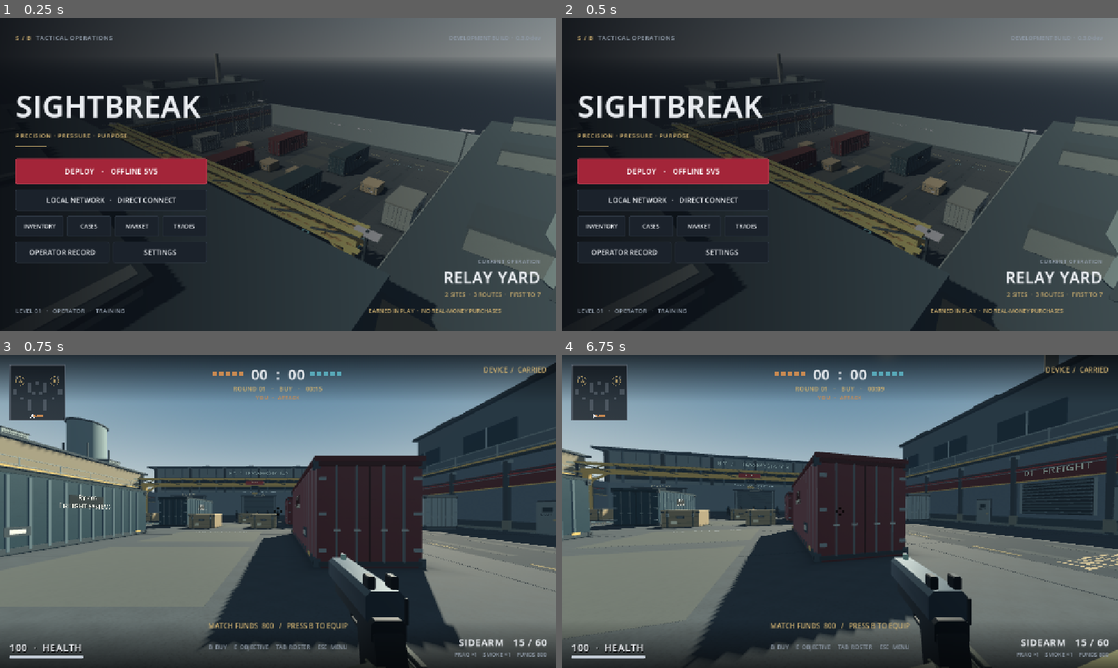
Above: before the commit, frames 1-4 (two rows, left to right).
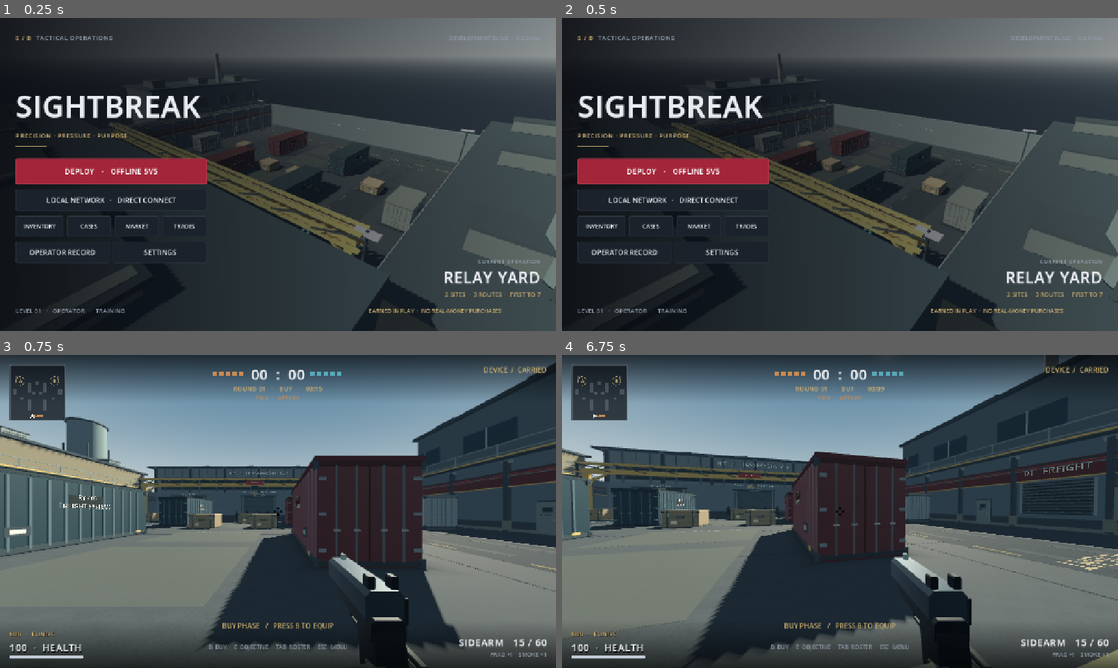
Above: after the commit, the same moments.

Repository: calebaiken/sightbreak
Game: Godot game, scene res://main.tscn
The game is run twice, just before and just after one commit, with the same random seed, the same clock (stepped at 60 frames per second) and the same inputs.
Inputs (mouse positions are in pixels of both pictures, inside the frame that each line leads up to):
- Up to frame 1 (0.25 s): no input
- Up to frame 2 (0.5 s): no input
- Up to frame 3 (0.75 s): click "DEPLOY · OFFLINE 5V5" at 0.5 s
- Up to frame 4 (6.75 s): tap B at 1.25, 1.35, 2, 2.75, 3.5, 5, 5.75 s; move the mouse to (867, 511) at 1.27 s; hold W 1.28-4.25 s; click (867, 511) at 1.42 s; tap Space at 1.52, 2.27, 3.77, 5.27, 6.02 s; move the mouse to (812, 511) at 2.02 s; tap R at 2.1 s; click (812, 511) at 2.17 s; move the mouse to (851, 505) at 2.77 s; hold Ctrl 2.78-3.53 s; click (851, 505) at 2.92 s; move the mouse to (834, 517) at 3.52 s; tap E at 3.6 s; click (834, 517) at 3.67 s; click "BACK TO FIELD" at 4.25 s; move the mouse to (878, 514) at 5.02 s; hold G 5.03-5.78 s; hold W from 5.03 s (still down); click (878, 514) at 5.17 s; move the mouse to (795, 508) at 5.77 s; tap Q at 5.85 s; click (795, 508) at 5.92 s; move the mouse to (845, 511) at 6.52 s; hold 1 from 6.53 s (still down); click (845, 511) at 6.67 s

Frames 1-2 are identical in both runs. In frame 3, 0.5% of the frame differs, in the area x 1-99%, y 85-97%; in frame 4, 0.5%.

Commit message:
Show match funds as one label above the health bar
Requested by the project owner. Funds were shown twice in the HUD: at the end
of the bottom-right utility row and in the buy-phase status line. They are now
a single gold "800 · FUNDS" label directly above the health readout and bar,
in the same form as "100 · HEALTH". The utility row keeps the grenade counts
and the buy-phase line keeps the buy prompt. The buy menu's own MATCH FUNDS
heading is unchanged.

The label hangs from a zero-height anchor at the top of the vitals block, so it
takes no layout height: the bottom row and the status line above it keep their
positions. (A first version stacked it in the block, which grew the row and
pushed the buy prompt into the FRAG and SMOKE buttons; landscape_ui_test.gd
caught it before this was pushed.)

Presentation only: the value is the actor's existing credits; no economy,
network or gameplay code changes. ux_contract_test.gd asserts the label sits
above the health readout and that funds are not repeated elsewhere;
landscape_ui_test.gd asserts it stays on screen and clears every touch control;
hud_overflow_test.gd adds it to the on-screen and does-not-move checks.

Co-Authored-By: Claude Opus 5.5 <noreply@anthropic.com>
Claude-Session: https://claude.ai/code/session_01SpaewVrDfSTExz4E88EYmG

Diff:
--- a/game/scripts/main.gd
+++ b/game/scripts/main.gd
@@ -35,6 +35,7 @@
 var squad_label: Label
 var ammo_label: Label
 var utility_label: Label
+var funds_label: Label
 var health_label: Label
 var health_bar: ProgressBar
 var action_label: Label
@@ -691,6 +692,18 @@
 	rows.add_child(bottom)
 	var vitals := _hud_block(HORIZONTAL_ALIGNMENT_LEFT)
 	bottom.add_child(vitals)
+	# Funds sit just above the health readout but take no layout height, so the
+	# bottom row, and the status line above it, keep their positions.
+	var funds_anchor := Control.new()
+	funds_anchor.mouse_filter = Control.MOUSE_FILTER_IGNORE
+	vitals.add_child(funds_anchor)
+	funds_label = label("0  ·  FUNDS", Design.TYPE_SMALL, GOLD, true)
+	funds_label.name = "Funds"
+	funds_label.add_theme_color_override("font_shadow_color", Color(0, 0, 0, 0.8))
+	funds_label.add_theme_constant_override("shadow_offset_y", 1)
+	funds_label.set_anchors_and_offsets_preset(Control.PRESET_BOTTOM_LEFT)
+	funds_label.grow_vertical = Control.GROW_DIRECTION_BEGIN
+	funds_anchor.add_child(funds_label)
 	health_label = wrapped_label("100  ·  HEALTH", 22)
 	health_label.name = "Health"
 	health_label.add_theme_font_override("font", Design.heading_font())
@@ -1026,9 +1039,10 @@
 		if actor.reload_remaining > 0: ammo_label.text = "RELOADING   %0.1fs" % actor.reload_remaining
 		var ammo_color: Color = GOLD if actor.reload_remaining > 0 else CRIMSON.lightened(0.3) if actor.ammo == 0 else Design.TEXT
 		if ammo_label.get_theme_color("font_color") != ammo_color: ammo_label.add_theme_color_override("font_color", ammo_color)
-		utility_label.text = "FRAG ×%d    SMOKE ×%d    FUNDS %d" % [actor.grenades, actor.smokes, actor.credits]
+		funds_label.text = "%d  ·  FUNDS" % actor.credits
+		utility_label.text = "FRAG ×%d    SMOKE ×%d" % [actor.grenades, actor.smokes]
 		if touch != null: touch.counts = {"grenade": actor.grenades, "smoke": actor.smokes}
-		if match_game.phase == "buy": status_label.text = "MATCH FUNDS  %d   /   %s TO EQUIP" % [actor.credits, "TAP BUY" if uses_touch_controls() else "PRESS B"]
+		if match_game.phase == "buy": status_label.text = "BUY PHASE   /   %s TO EQUIP" % ("TAP BUY" if uses_touch_controls() else "PRESS B")
 		elif match_game.phase != "waiting" and elapsed > float(status_label.get_meta("until", 0.0)): status_label.text = ("HO …(348 unchanged characters)…
 		crosshair.visible = actor.alive and not paused
 		crosshair.queue_redraw()
--- a/game/tests/hud_overflow_test.gd
+++ b/game/tests/hud_overflow_test.gd
@@ -70,7 +70,7 @@
 			game.set_physics_process(false)
 			var score_x: float = main.score_label.get_global_rect().get_center().x
 			var resting := {}
-			for critical in [main.ammo_label, main.utility_label, main.health_label, main.score_label, main.radar, main.status_label]:
+			for critical in [main.ammo_label, main.utility_label, main.funds_label, main.health_label, main.score_label, main.radar, main.status_label]:
 				resting[critical] = critical.get_global_rect()
 			for set_name: String in NAMES:
 				if face == "taller" and set_name not in ["ordinary", "unicode"]:
@@ -85,7 +85,7 @@
 				await settle()
 				var label := "%s %s%s" % [context, set_name, " (taller CJK face)" if face == "taller" else ""]
 				check(absf(main.score_label.get_global_rect().get_center().x - dimensions.x * 0.5) < 1.0 and absf(main.score_label.get_global_rect().get_center().x - score_x) < 1.0, label + ": score stays centred")
-				for critical in [main.ammo_label, main.utility_label, main.health_label, main.score_label, main.radar]:
+				for critical in [main.ammo_label, main.utility_label, main.funds_label, main.health_label, main.score_label, main.radar]:
 					check(inside(critical.get_global_rect(), screen), label + ": %s stays on screen %s" % [critical.name, critical.get_global_rect()])
 				for critical: Control in resting:
 					check(critical.get_global_rect().position.is_equal_approx(resting[critical].position), label + ": %s does not move when the feed fills or grows" % critical.name)
--- a/game/tests/landscape_ui_test.gd
+++ b/game/tests/landscape_ui_test.gd
@@ -62,6 +62,12 @@
 			var point: Vector2 = main.touch.control_point(action)
 			var radius: float = main.touch.radius(action)
 			check(not Rect2(point - Vector2.ONE * radius, Vector2.ONE * radius * 2).intersects(main.status_label.get_global_rect()), action + " default button clears match instructions")
+		var funds_rect: Rect2 = main.funds_label.get_global_rect()
+		check(funds_rect.position.y >= 0 and funds_rect.end.y <= main.health_label.get_global_rect().position.y + 1, "Funds label sits on screen above the health readout")
+		for control_name in main.touch.positions:
+			var point: Vector2 = main.touch.control_point(control_name)
+			var radius: float = main.touch.radius(control_name)
+			check(not Rect2(point - Vector2.ONE * radius, Vector2.ONE * radius * 2).intersects(funds_rect), "Funds label clears the %s touch control" % control_name)
 		var swap_point: Vector2 = main.touch.control_point("switch")
 		check(swap_point.y + main.touch.radius("switch") < main.ammo_label.get_global_rect().position.y, "Swap button clears weapon/ammunition text")
 		var pause_point: Vector2 = main.touch.control_point("pause")
--- a/game/tests/ux_contract_test.gd
+++ b/game/tests/ux_contract_test.gd
@@ -129,6 +129,10 @@
 	check(main.kill_feed.get_child_count() == main.KILL_FEED_ROWS, "kill feed keeps a bounded number of rows")
 	check("ATTACK" in main.squad_label.text, "HUD states the player's squad")
 	check("FRAG ×1" in main.utility_label.text and main.touch.counts.get("grenade") == 1, "utility counts are visible in HUD and on touch buttons")
+	var funds_rect: Rect2 = main.funds_label.get_global_rect()
+	var health_rect: Rect2 = main.health_label.get_global_rect()
+	check(main.funds_label.text.begins_with(str(me.credits) + " ") and not "FUNDS" in main.utility_label.text and not "FUNDS" in main.status_label.text, "match funds are one label, not repeated in the utility row or status line")
+	check(funds_rect.end.y <= health_rect.position.y + 1 and absf(funds_rect.position.x - health_rect.position.x) < 1, "the funds label sits directly above the health readout and bar, left aligned")
 	# Layouts saved under 0.3 store the old TEAM/BUY defaults, which the radar now covers.
 	main.touch.restore_layout({"buy": [0.19, 0.14], "score": [0.08000001, 0.14], "fire": [0.5, 0.5], "smoke": [0.3, 0.2]})
 	check(main.touch.positions.buy == main.touch.DEFAULT_POSITIONS.buy and main.touch.positions.score == main.touch.DEFAULT_POSITIONS.score, "saved layouts with untouched 0.3 TEAM/BUY positions move below the radar")
